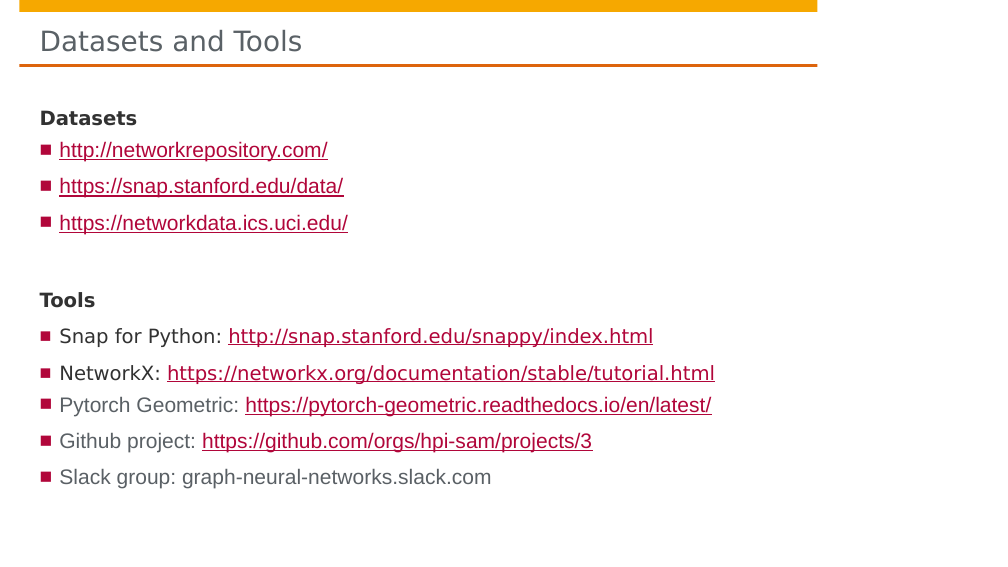
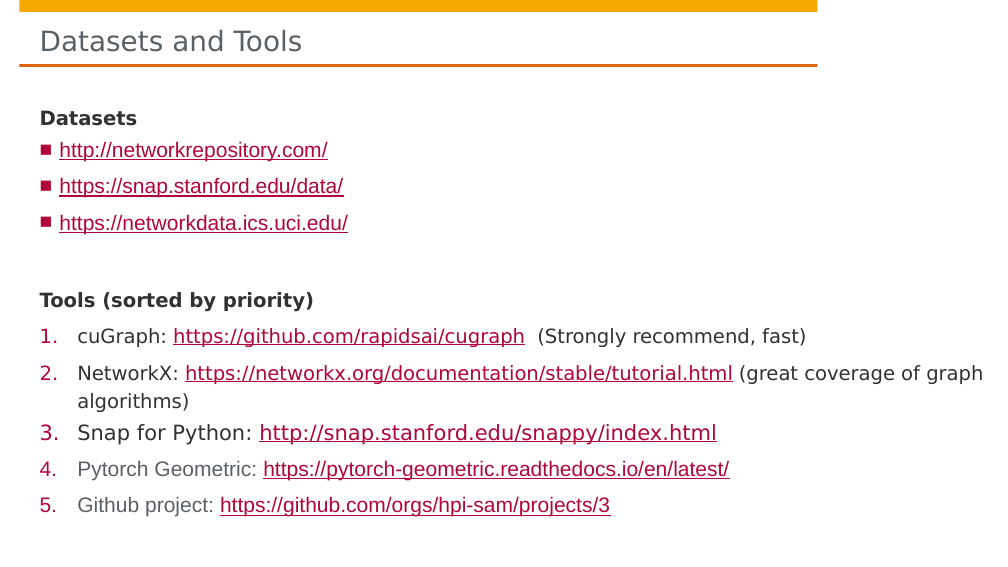
Before and after one commit to hpi-sam/GNN-Course-2020, a slide deck: slide 5 of 1. Planning_Organization.pptx. Drawn at 1008x567 pixels with LibreOffice and Linux fonts; fonts in the diff are those of the drawing; background and template pictures are left out. Boxes give left, top, right and bottom in pixels: in the first picture for what was removed or moved away, otherwise in the second. Text is boxed around its words. In the diff, an @@ line names an element or a change of style, - is before the commit and + after.

```diff
--- a/1. Planning_Organization.pptx
+++ b/1. Planning_Organization.pptx
@@ text at [40, 292, 983, 412]: text changed; bold off @@
-Tools
+Tools (sorted by priority)
+1. cuGraph: https://github.com/rapidsai/cugraph (Strongly recommend, fast)
+2. NetworkX: https://networkx.org/documentation/stable/tutorial.html (great coverage of graph algorithms)
@@ text at [59, 365, 715, 384]: paragraph removed @@
-■ NetworkX: https://networkx.org/documentation/stable/tutorial.html
@@ text at [77, 424, 729, 517]: size 18.7 to 20 pt in "Snap for Python: http://snap.stanford.edu/snappy/index.html"; bullet ■ to 1. @@
@@ text at [59, 469, 492, 489]: paragraph removed @@
-■ Slack group: graph-neural-networks.slack.com
```
Also in this commit, not shown: 1 other slide changed.
